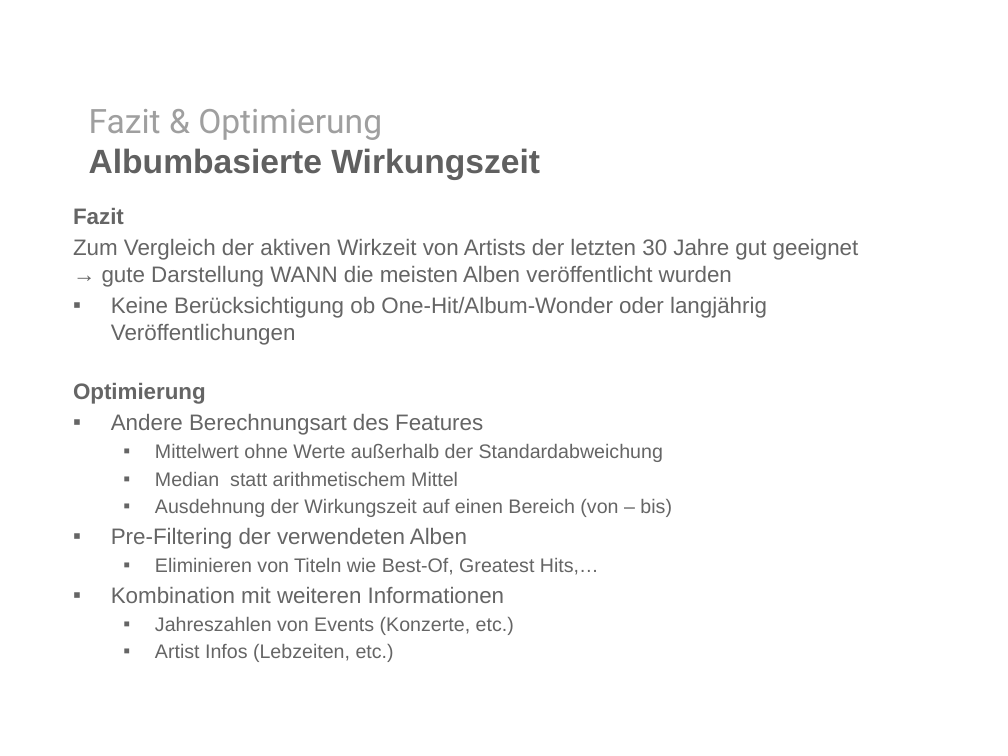
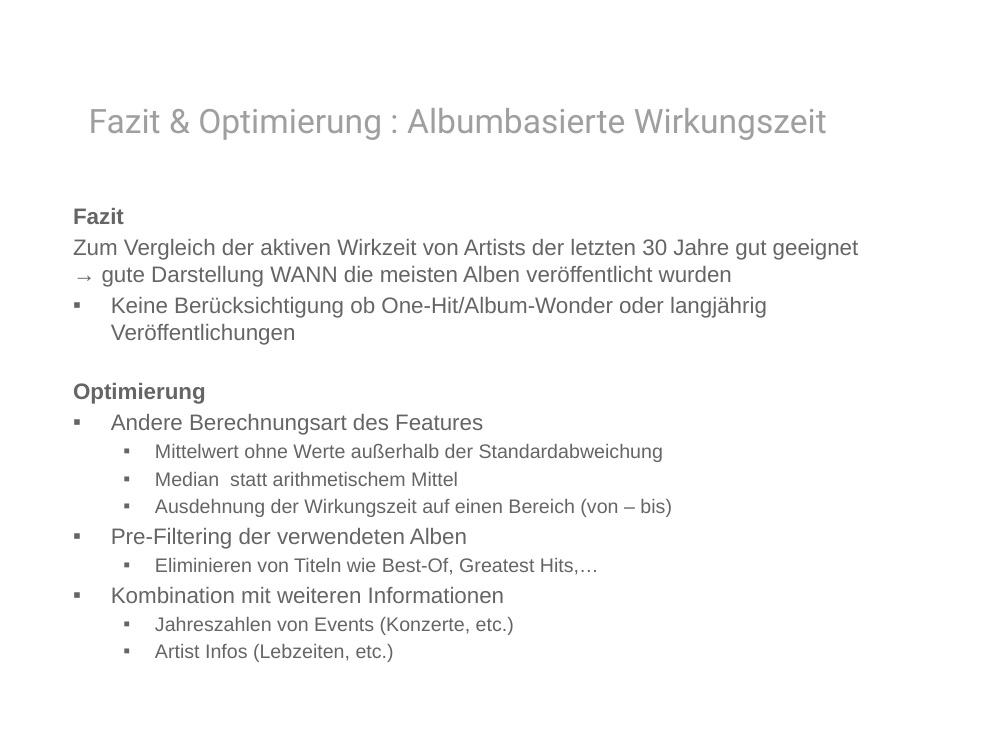
Before and after one commit to rohanprojects/mirlastfm, a slide deck: slide 14 of presentation/presentation.pptx. Drawn at 1008x756 pixels with LibreOffice and Linux fonts; fonts in the diff are those of the drawing; background and template pictures are left out. Boxes give left, top, right and bottom in pixels: in the first picture for what was removed or moved away, otherwise in the second. Text is boxed around its words. In the diff, an @@ line names an element or a change of style, - is before the commit and + after.

```diff
--- a/presentation/presentation.pptx
+++ b/presentation/presentation.pptx
@@ text at (89,108,827,140): text changed; font Arial to Roboto; text colour #606060 to #9F9F9F; bold off @@
-Fazit & Optimierung
-Albumbasierte Wirkungszeit
+Fazit & Optimierung : Albumbasierte Wirkungszeit
```
Also in this commit, not shown: 5 other slides changed.
